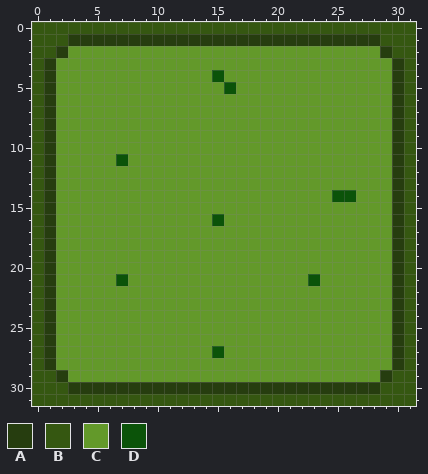
Edited in one commit: pixel-art sprite (resourcesImages/floor.png). Above is the file before it was changed.
The file is 32x32 pixels. Colours within 5 levels of each other are drawn and written as one.
Palette (. is transparent): A #263d0f  B #355711  C #63992a  D #0b5309
After the commit:
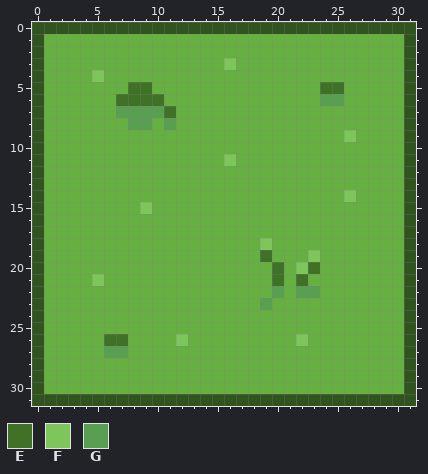
Colours new in this view: E #3f7127  F #7ec65c  G #589f51
What changed:
Colour B changes from #355711 to #30531f.
Colour C changes from #63992a to #66b042.
The edit turns colour A into colour C in row 1 at x 3 to 28; in row 2 at x 2 and 29; in rows 3 to 28 at x 1 and 30; in row 29 at x 2 and 29; in row 30 at x 3 to 28.
The edit turns colour B into colour C in row 1 at x 1 to 2 and 29 to 30; in row 2 at x 1 and 30; in row 29 at x 1 and 30; in row 30 at x 1 to 2 and 29 to 30.
The edit turns colour D into colour C in row 4 at x 15; in row 5 at x 16; in row 11 at x 7; in row 14 at x 25; in row 16 at x 15; in row 21 at x 7 and 23.
The edit turns colour D into colour C in row 27 at x 15.
The edit turns colour C into colour E in row 5 at x 8 to 9 and 24 to 25; in row 6 at x 7 to 10; in row 7 at x 11; in row 19 at x 19; in row 20 at x 20 and 23; in row 21 at x 20 and 22.
The edit turns colour C into colour E in row 26 at x 6 to 7.
The edit turns colour C into colour F in row 3 at x 16; in row 4 at x 5; in row 9 at x 26; in row 11 at x 16; in row 15 at x 9; in row 18 at x 19.
The edit turns colour C into colour F in row 19 at x 23; in row 20 at x 22; in row 21 at x 5; in row 26 at x 12 and 22.
The edit turns colour D into colour F in row 14 at x 26.
The edit turns colour C into colour G in row 6 at x 24 to 25; in row 7 at x 7 to 10; in row 8 at x 8 to 9 and 11; in row 22 at x 20 and 22 to 23; in row 23 at x 19; in row 27 at x 6 to 7.
